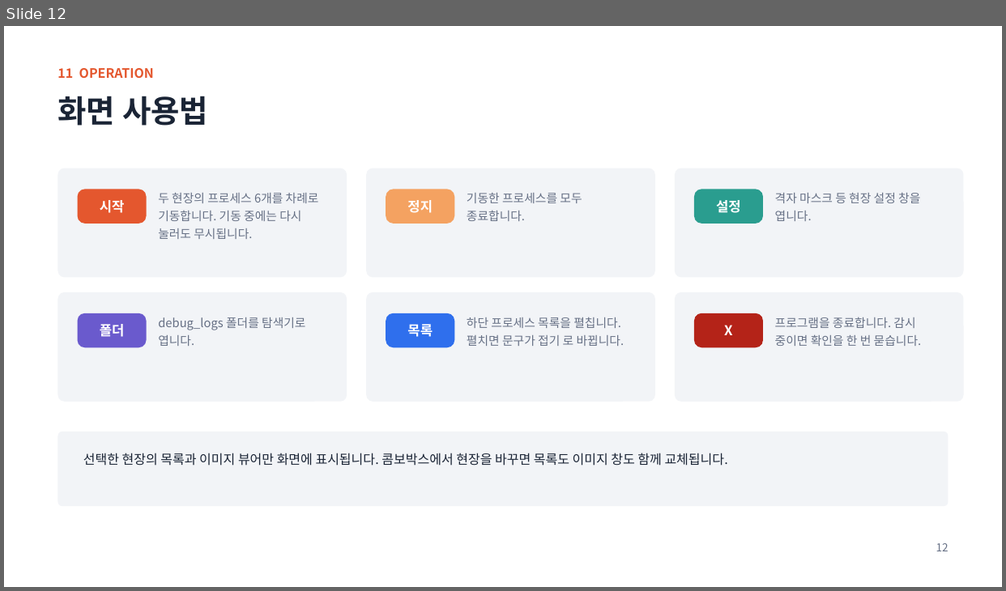
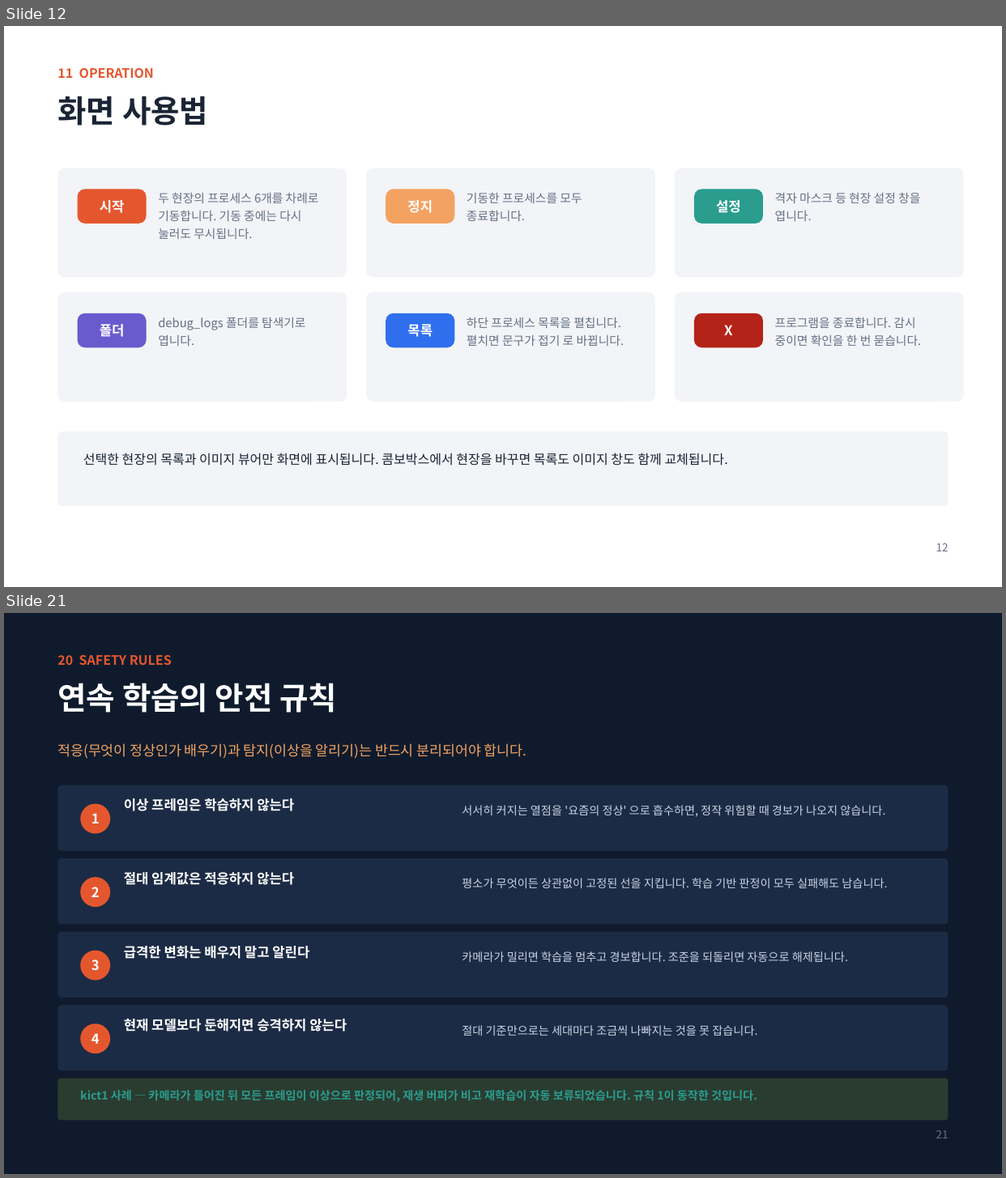
Before and after one commit to oskwon65/MultiModal_FireCam, a slide deck: 멀티모달_화재감지_모니터링_설치매뉴얼.pptx. Shown one above the other, each under a label of ours: slide 12 before the commit, slides 12 and 21 after it; the slides between them are not shown. The pictures are 1006x591 and 1006x1178 pixels, drawn with LibreOffice and Linux fonts; fonts in the diff are those of the drawing. Boxes give left, top, right and bottom in pixels: in the first picture for what was removed or moved away, otherwise in the second. Text is boxed around its words. In the diff, an @@ line names an element or a change of style, - is before the commit and + after.

```diff
--- a/멀티모달_화재감지_모니터링_설치매뉴얼.pptx
+++ b/멀티모달_화재감지_모니터링_설치매뉴얼.pptx
@@ slide 21 added at [4,613,1002,1174], background #0F1B2D @@
@@ text added at [57,655,172,665], 12.5 pt, text #E4572E, bold @@
+20 SAFETY RULES
@@ text added at [57,683,338,713], 30 pt, text #FFFFFF, bold @@
+연속 학습의 안전 규칙
@@ text added at [57,743,527,759], 13.5 pt, text #F4A261 @@
+적응(무엇이 정상인가 배우기)과 탐지(이상을 알리기)는 반드시 분리되어야 합니다.
@@ rounded rectangle added at [58,786,948,851], fill #1C2B45 @@
@@ ellipse added at [80,804,110,834], fill #E4572E, 13 pt, text #FFFFFF, bold @@
+1
@@ text added at [124,798,294,811], 13 pt, text #FFFFFF, bold @@
+이상 프레임은 학습하지 않는다
@@ text added at [462,805,885,817], 11 pt, text #C8D3E3 @@
+서서히 커지는 열점을 '요즘의 정상' 으로 흡수하면, 정작 위험할 때 경보가 나오지 않습니다.
@@ rounded rectangle added at [58,858,948,924], fill #1C2B45 @@
@@ ellipse added at [80,877,110,907], fill #E4572E, 13 pt, text #FFFFFF, bold @@
+2
@@ text added at [124,872,294,885], 13 pt, text #FFFFFF, bold @@
+절대 임계값은 적응하지 않는다
@@ text added at [462,878,887,888], 11 pt, text #C8D3E3 @@
+평소가 무엇이든 상관없이 고정된 선을 지킵니다. 학습 기반 판정이 모두 실패해도 남습니다.
@@ rounded rectangle added at [58,932,948,998], fill #1C2B45 @@
@@ ellipse added at [80,951,110,981], fill #E4572E, 13 pt, text #FFFFFF, bold @@
+3
@@ text added at [124,946,309,959], 13 pt, text #FFFFFF, bold @@
+급격한 변화는 배우지 말고 알린다
@@ text added at [462,952,848,962], 11 pt, text #C8D3E3 @@
+카메라가 밀리면 학습을 멈추고 경보합니다. 조준을 되돌리면 자동으로 해제됩니다.
@@ rounded rectangle added at [58,1005,948,1071], fill #1C2B45 @@
@@ ellipse added at [80,1024,110,1054], fill #E4572E, 13 pt, text #FFFFFF, bold @@
+4
@@ text added at [124,1019,347,1032], 13 pt, text #FFFFFF, bold @@
+현재 모델보다 둔해지면 승격하지 않는다
@@ text added at [462,1025,757,1036], 11 pt, text #C8D3E3 @@
+절대 기준만으로는 세대마다 조금씩 나빠지는 것을 못 잡습니다.
@@ rounded rectangle added at [58,1079,948,1121], fill #2A3C30 @@
@@ text added at [80,1090,757,1102], 11 pt, text #2A9D8F, bold @@
+kict1 사례 — 카메라가 틀어진 뒤 모든 프레임이 이상으로 판정되어, 재생 버퍼가 비고 재학습이 자동 보류되었습니다. 규칙 1이 동작한 것입니다.
@@ text added at [936,1131,948,1139], 10.5 pt, text #667085 @@
+21
```
Also in this commit, not shown: 4 slides changed, 7 other slides added, 1 other file.
